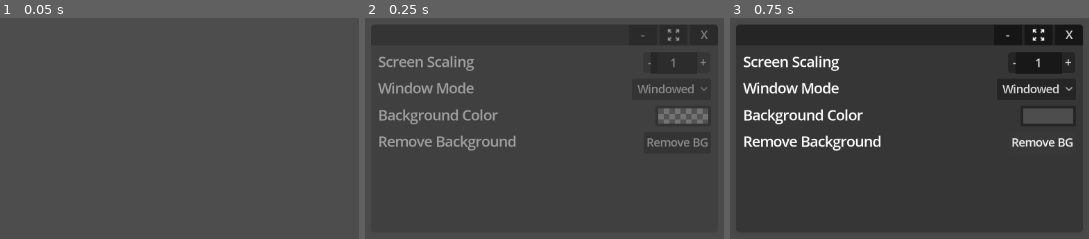
Above: before the commit, frames 1-3 (left to right).
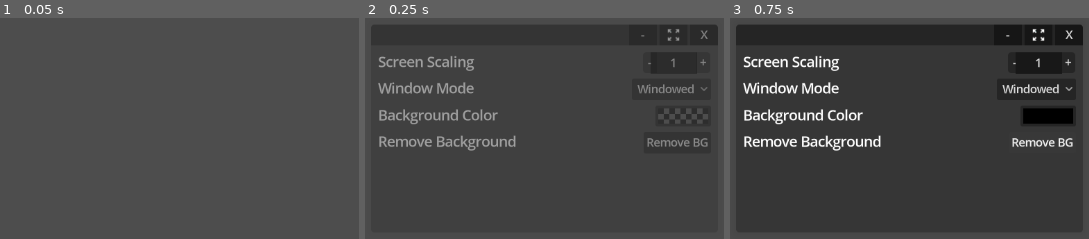
Above: after the commit, the same moments.

Repository: popcar2/GodotOS
Game: Godot game, scene res://Scenes/Window/Settings Window/settings_window.tscn
The game is run twice, just before and just after one commit, with the same random seed, the same clock (stepped at 60 frames per second) and the same inputs. This scene is started directly instead of the project's main scene.
Inputs:
- Up to frame 1 (0.05 s): no input
- Up to frame 2 (0.25 s): no input
- Up to frame 3 (0.75 s): click "Remove BG" at 0.5 s

Frame 1 is identical in both runs. In frame 2, 0.9% of the frame differs, in the area x 81-96%, y 41-48%; in frame 3, 1.0%, in the area x 81-96%, y 40-48%.
Error before the commit: Invalid access to property or key 'texture' on a base object of type 'null instance'. (res://Scenes/Window/Settings)
Error after the commit: Attempt to call function 'remove_wallpaper' in base 'null instance' on a null instance. (res://Scenes/Window/Settings)

Commit message:
Add background colorrect to tween colors easily

Diff:
--- a/Scenes/Main/MainScene.tscn
+++ b/Scenes/Main/MainScene.tscn
@@ -30,6 +30,16 @@
 grow_horizontal = 2
 grow_vertical = 2
 script = SubResource("GDScript_fyyaf")
+
+[node name="BackgroundColor" type="ColorRect" parent="."]
+layout_mode = 1
+anchors_preset = 15
+anchor_right = 1.0
+anchor_bottom = 1.0
+grow_horizontal = 2
+grow_vertical = 2
+mouse_filter = 2
+color = Color(0.301961, 0.301961, 0.301961, 1)
 
 [node name="Wallpaper" type="TextureRect" parent="."]
 texture_filter = 6
--- a/Scenes/Taskbar/taskbar.tscn
+++ b/Scenes/Taskbar/taskbar.tscn
@@ -12,16 +12,24 @@
 
 [sub_resource type="CanvasTexture" id="CanvasTexture_s4q16"]
 
+[sub_resource type="StyleBoxFlat" id="StyleBoxFlat_lxws7"]
+bg_color = Color(0.0784314, 0.0784314, 0.0784314, 0.784314)
+
 [sub_resource type="StyleBoxFlat" id="StyleBoxFlat_lnonj"]
 bg_color = Color(0.666667, 0, 0, 0.392157)
 
 [sub_resource type="StyleBoxFlat" id="StyleBoxFlat_nbmie"]
 bg_color = Color(1, 0.247059, 0.188235, 0.588235)
 
-[sub_resource type="StyleBoxFlat" id="StyleBoxFlat_m6thp"]
+[sub_resource type="StyleBoxFlat" id="StyleBoxFlat_2dh2v"]
+bg_color = Color(0.0784314, 0.0784314, 0.0784314, 0.784314)
+corner_radius_top_left = 10
+
+[sub_resource type="StyleBoxFlat" id="StyleBoxFlat_bd8k4"]
 bg_color = Color(0.501961, 0.501961, 0.501961, 0.392157)
+corner_radius_top_left = 10
 
-[sub_resource type="StyleBoxFlat" id="StyleBoxFlat_mgsdk"]
+[sub_resource type="StyleBoxFlat" id="StyleBoxFlat_bm3y2"]
 bg_color = Color(0.4, 0.4, 0.4, 0.392157)
 
 [node name="Taskbar" type="Panel"]
@@ -96,8 +104,10 @@
 grow_horizontal = 0
 grow_vertical = 0
 focus_mode = 0
+theme_override_styles/normal = SubResource("StyleBoxFlat_lxws7")
 theme_override_styles/hover = SubResource("StyleBoxFlat_lnonj")
 theme_override_styles/pressed = SubResource("StyleBoxFlat_nbmie")
+action_mode = 0
 icon = ExtResource("3_sudyn")
 icon_alignment = 1
 script = ExtResource("4_cnyss")
@@ -105,15 +115,21 @@
 [node name="Settings Button" type="Button" parent="Start Menu"]
 texture_filter = 6
 layout_mode = 1
-anchors_preset = 2
+anchors_preset = 3
+anchor_left = 1.0
 anchor_top = 1.0
+anchor_right = 1.0
 anchor_bottom = 1.0
+offset_left = -96.0
 offset_top = -48.0
-offset_right = 48.0
+offset_right = -48.0
+grow_horizontal = 0
 grow_vertical = 0
 focus_mode = 0
-theme_override_styles/hover = SubResource("StyleBoxFlat_m6thp")
-theme_override_styles/pressed = SubResource("StyleBoxFlat_mgsdk")
+theme_override_styles/normal = SubResource("StyleBoxFlat_2dh2v")
+theme_override_styles/hover = SubResource("StyleBoxFlat_bd8k4")
+theme_override_styles/pressed = SubResource("StyleBoxFlat_bm3y2")
+action_mode = 0
 icon = ExtResource("5_srcnq")
 icon_alignment = 1
 script = ExtResource("6_38i4x")
--- a/Scenes/Window/Settings Window/background_color_picker.gd
+++ b/Scenes/Window/Settings Window/background_color_picker.gd
@@ -1,10 +1,18 @@
 extends ColorPickerButton
 
+@onready var background_color: ColorRect = $"/root/Control/BackgroundColor"
+
 func _ready():
+	if !background_color:
+		printerr("background_color_picker.gd: Couldn't find background color (are you debugging the settings menu?)")
+		return
+
 	get_picker().presets_visible = false
 	get_picker().deferred_mode = true
 	get_picker().sliders_visible = true
-	color = RenderingServer.get_default_clear_color()
+	color = background_color.color
 
 func _on_color_changed(new_color):
-	RenderingServer.set_default_clear_color(new_color)
+	var tween: Tween = create_tween()
+	tween.set_trans(Tween.TRANS_CUBIC)
+	tween.tween_property(background_color, "color", new_color, 0.5)
--- a/Scenes/Window/Settings Window/remove_wallpaper.gd
+++ b/Scenes/Window/Settings Window/remove_wallpaper.gd
@@ -3,6 +3,10 @@
 @onready var wallpaper: Wallpaper = $"/root/Control/Wallpaper"
 
 func _ready():
+	if !wallpaper:
+		printerr("remove_wallpaper.gd: Couldn't find wallpaper (are you debugging the settings menu?)")
+		return
+
 	if wallpaper.texture == null:
 		disabled = true
 	wallpaper.wallpaper_added.connect(_on_wallpaper_added)
--- a/Scenes/Window/Settings Window/settings_window.tscn
+++ b/Scenes/Window/Settings Window/settings_window.tscn
@@ -59,7 +59,7 @@
 [node name="Title Text" parent="Top Bar" index="0"]
 text = "[center]Settings"
 
-[node name="ScrollContainer" type="ScrollContainer" parent="." index="2"]
+[node name="ScrollContainer" type="ScrollContainer" parent="." index="1"]
 layout_mode = 1
 anchors_preset = 15
 anchor_right = 1.0
--- a/Scenes/Window/window.gd
+++ b/Scenes/Window/window.gd
@@ -128,8 +128,8 @@
 	if play_fade_animation:
 		tween.tween_property(self, "modulate:a", 1, 0.1)
 
-	# Move in front of all other windows
-	get_parent().move_child(self, num_of_windows + 1)
+	# Move in front of all other windows (+2 to ignore wallpaper and bg color)
+	get_parent().move_child(self, num_of_windows + 2)
 
 	deselect_other_windows()
 
Not shown: 1 places in Scenes/Taskbar/taskbar.tscn that only renumber resources
